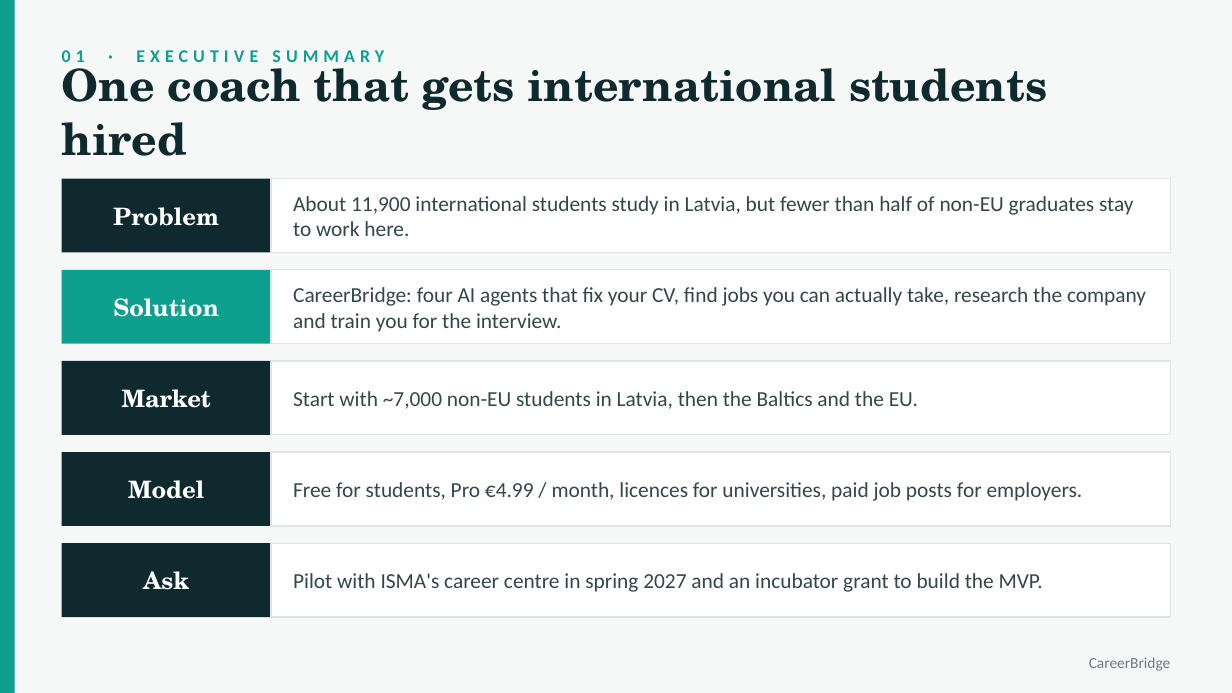
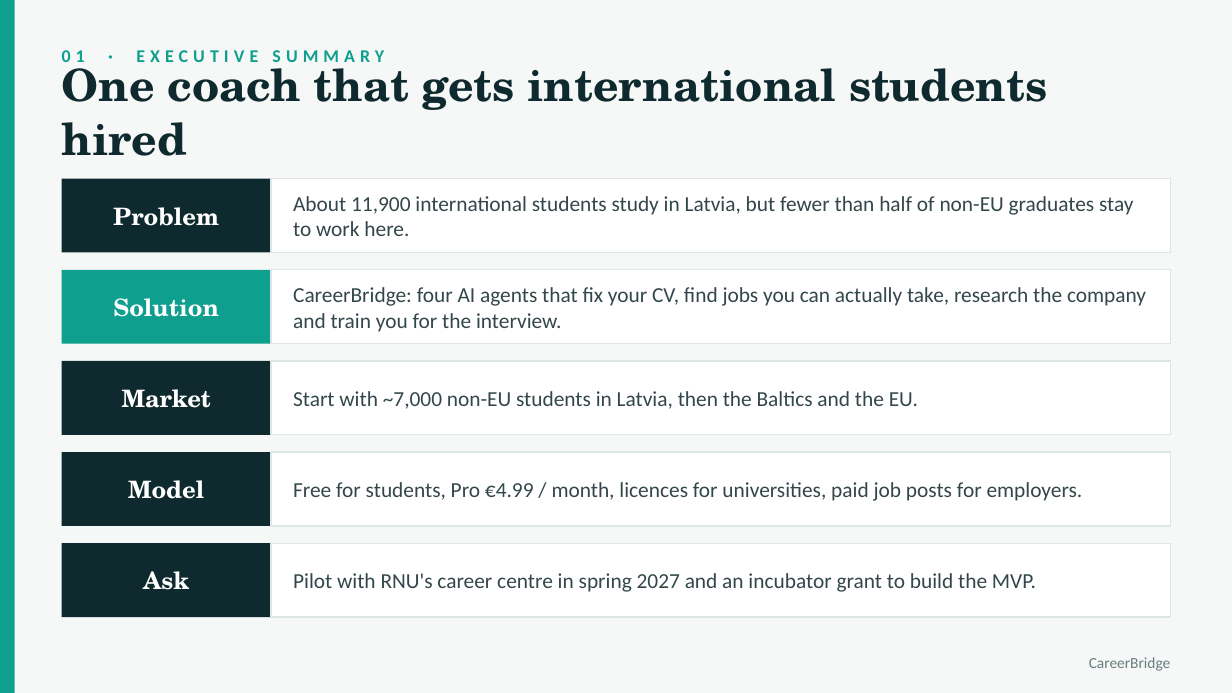
Before and after one commit to Ayxan1110/Ayxan1110.github.io, a slide deck: slide 2 of presentations/careerbridge-pitch.pptx. Drawn at 1232x693 pixels with LibreOffice and Linux fonts; fonts in the diff are those of the drawing. Boxes give left, top, right and bottom in pixels: in the first picture for what was removed or moved away, otherwise in the second. Text is boxed around its words. In the diff, an @@ line names an element or a change of style, - is before the commit and + after.

Commit message:
Rename ISMA to RNU (Riga Nordic University)

```diff
--- a/presentations/careerbridge-pitch.pptx
+++ b/presentations/careerbridge-pitch.pptx
@@ text at [293,573,1036,592]: text changed @@
-Pilot with ISMA's career centre in spring 2027 and an incubator grant to build the MVP.
+Pilot with RNU's career centre in spring 2027 and an incubator grant to build the MVP.
```
Also in this commit, not shown: 2 other slides changed, 8 other files.
